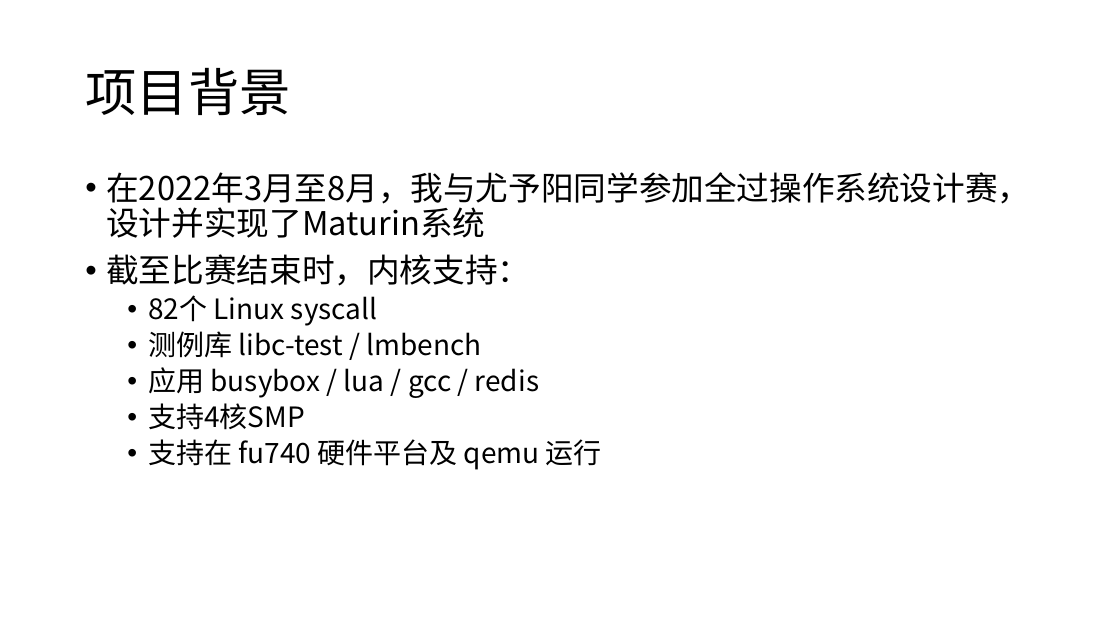
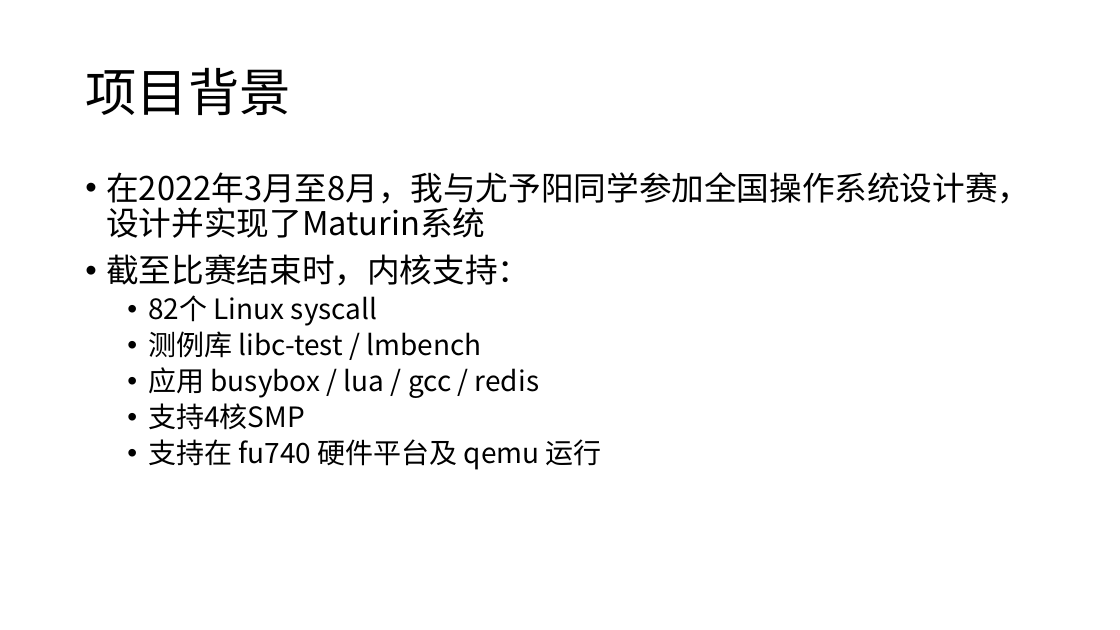
Before and after one commit to scPointer/maturin, a slide deck: slide 2 of repo/20230105.pptx. Drawn at 1120x630 pixels with LibreOffice and Linux fonts; fonts in the diff are those of the drawing. Boxes give left, top, right and bottom in pixels: in the first picture for what was removed or moved away, otherwise in the second. Text is boxed around its words. In the diff, an @@ line names an element or a change of style, - is before the commit and + after.

```diff
--- a/repo/20230105.pptx
+++ b/repo/20230105.pptx
@@ text at (106,172,1030,238): text changed @@
-• 在2022年3月至8月，我与尤予阳同学参加全过操作系统设计赛，设计并实现了Maturin系统
+• 在2022年3月至8月，我与尤予阳同学参加全国操作系统设计赛，设计并实现了Maturin系统
```
Also in this commit, not shown: 11 other slides changed, 1 slide added, 1 other file.
